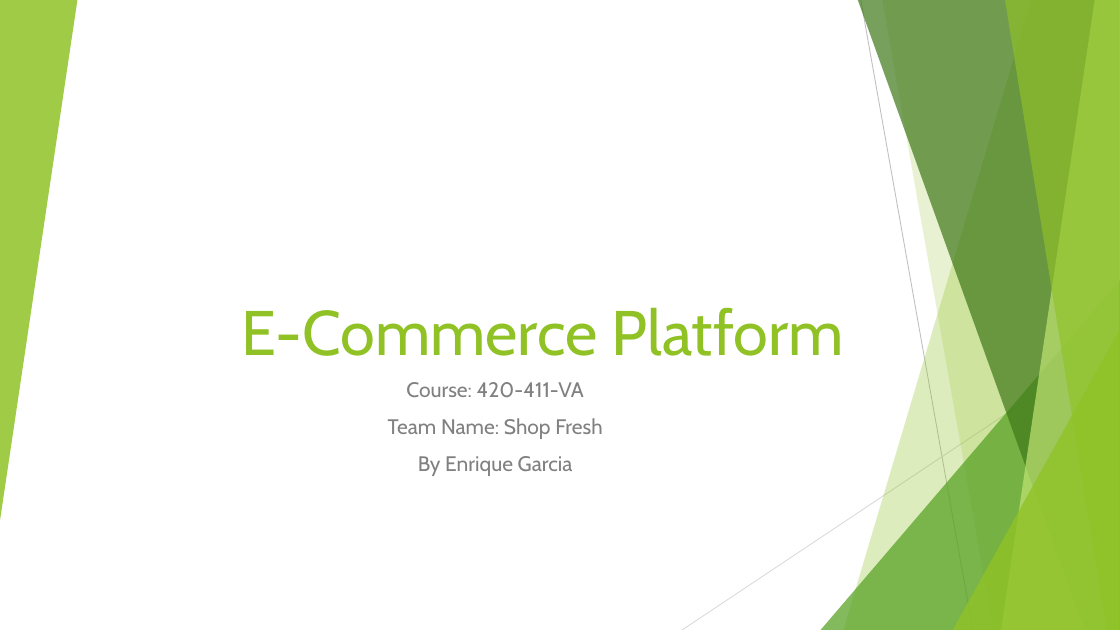
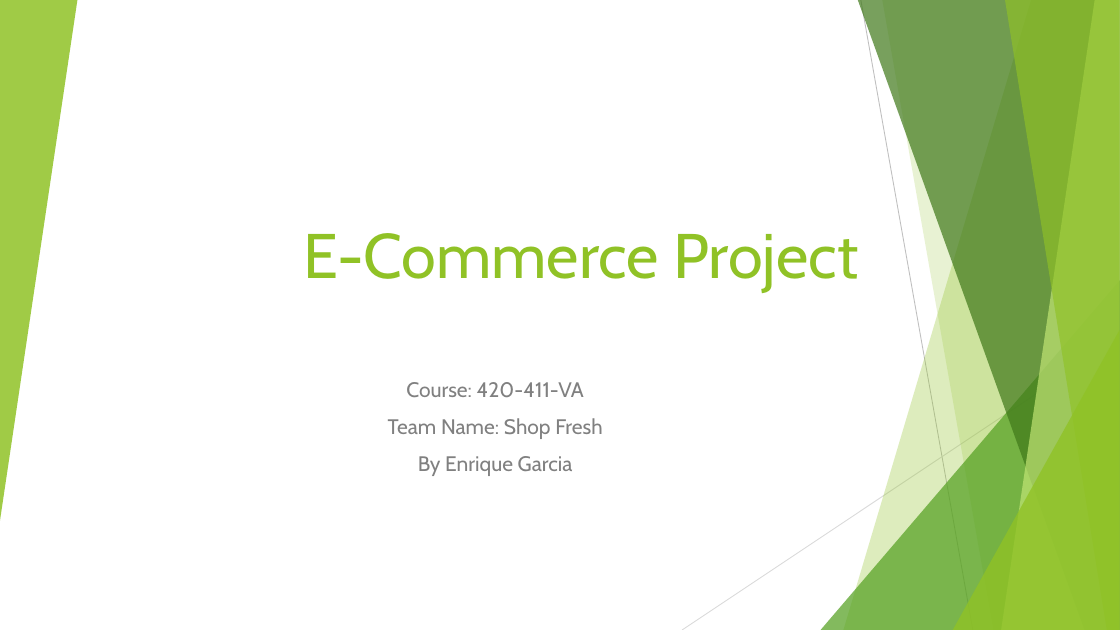
Before and after one commit to Noice04/ecomproject, a slide deck: slide 1 of deliv3.pptx. Drawn at 1120x630 pixels with LibreOffice and Linux fonts; fonts in the diff are those of the drawing. Boxes give left, top, right and bottom in pixels: in the first picture for what was removed or moved away, otherwise in the second. Text is boxed around its words. In the diff, an @@ line names an element or a change of style, - is before the commit and + after.

```diff
--- a/deliv3.pptx
+++ b/deliv3.pptx
@@ title at box(303, 233, 858, 293): text changed @@
-E-Commerce Platform
+E-Commerce Project
```
Also in this commit, not shown: 2 other slides changed, 1 slide removed.
